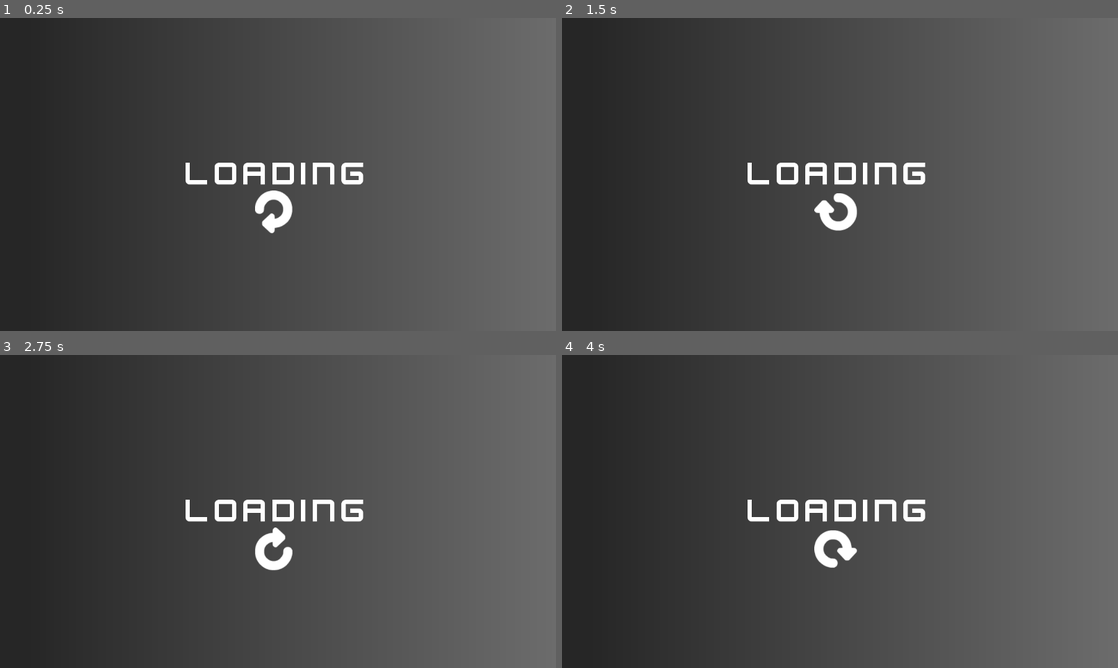
Above: before the commit, frames 1-4 (two rows, left to right).
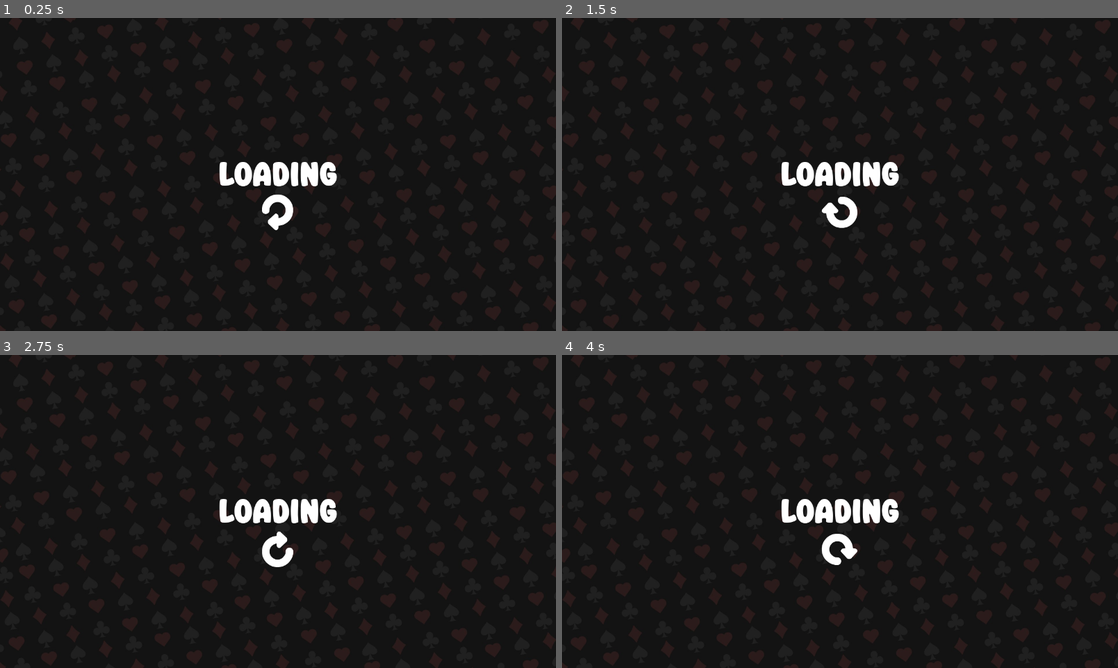
Above: after the commit, the same moments.

Repository: 0xEvsky/marboota-hearts-gm
Game: Godot game, scene res://game.tscn
The game is run twice, just before and just after one commit, with the same random seed, the same clock (stepped at 60 frames per second) and the same inputs.
Inputs:
- Up to frame 1 (0.25 s): no input
- Up to frame 2 (1.5 s): no input
- Up to frame 3 (2.75 s): no input
- Up to frame 4 (4 s): no input

The runs differ from the first frame. In frame 1, 84% of the frame differs, in the area x 7-100%, y 0-100%; in frame 2, 84%; in frame 3, 84%; in frame 4, 84%.

Commit message:
assets + loading screen

Diff:
--- /dev/null
+++ b/game/assets/ui/basefont.tres
@@ -0,0 +1,6 @@
+[gd_resource type="FontVariation" load_steps=2 format=3 uid="uid://d22vtmrfmqyp0"]
+
+[ext_resource type="FontFile" uid="uid://cuu7qc0833hwr" path="res://assets/ui/SuperBoys-vmW67.ttf" id="1_ayev1"]
+
+[resource]
+base_font = ExtResource("1_ayev1")
--- a/game/game.tscn
+++ b/game/game.tscn
@@ -1,13 +1,7 @@
-[gd_scene load_steps=7 format=3 uid="uid://8xkf68liril2"]
+[gd_scene load_steps=6 format=3 uid="uid://8xkf68liril2"]
 
-[ext_resource type="Texture2D" uid="uid://c5v4tehjkap43" path="res://assets/kenney_ui-pack/PNG/Extra/Double/icon_repeat_light.png" id="1_lit6y"]
-
-[sub_resource type="Gradient" id="Gradient_j02bm"]
-offsets = PackedFloat32Array(0.0434783, 1)
-colors = PackedColorArray(0.150075, 0.150075, 0.150075, 1, 0.424931, 0.424931, 0.424931, 1)
-
-[sub_resource type="GradientTexture1D" id="GradientTexture1D_jinx3"]
-gradient = SubResource("Gradient_j02bm")
+[ext_resource type="Texture2D" uid="uid://chnhuidtxoexr" path="res://assets/graphics/bg.jpg" id="1_bjwno"]
+[ext_resource type="Texture2D" uid="uid://xudi6b2awstb" path="res://assets/ui/icon_repeat_light.png" id="1_lit6y"]
 
 [sub_resource type="Animation" id="Animation_5kc0w"]
 length = 0.001
@@ -67,7 +61,8 @@
 grow_vertical = 2
 size_flags_horizontal = 4
 size_flags_vertical = 4
-texture = SubResource("GradientTexture1D_jinx3")
+texture = ExtResource("1_bjwno")
+expand_mode = 2
 
 [node name="LoadingCenter" type="CenterContainer" parent="UI/LoadingScreen"]
 layout_mode = 1
@@ -96,17 +91,17 @@
 
 [node name="SpinnerControl" type="Control" parent="UI/LoadingScreen/LoadingCenter/VBoxContainer"]
 layout_mode = 2
-size_flags_horizontal = 0
-size_flags_vertical = 0
+size_flags_horizontal = 4
+size_flags_vertical = 4
 
 [node name="LoadingSpinner" type="TextureRect" parent="UI/LoadingScreen/LoadingCenter/VBoxContainer/SpinnerControl"]
-layout_mode = 2
-offset_left = 154.0
-offset_top = -3.99997
-offset_right = 252.0
-offset_bottom = 82.0
+layout_mode = 1
+offset_left = -41.0
+offset_top = 1.0
+offset_right = 41.0
+offset_bottom = 73.0
 rotation = -6.28319
-pivot_offset = Vector2(49, 43)
+pivot_offset = Vector2(41, 36)
 size_flags_horizontal = 4
 size_flags_vertical = 4
 texture = ExtResource("1_lit6y")
--- a/game/kenney.tres
+++ /dev/null
@@ -1,6 +0,0 @@
-[gd_resource type="FontVariation" load_steps=2 format=3 uid="uid://bsd6dtu3ucesk"]
-
-[ext_resource type="FontFile" uid="uid://du2r1hvg2djno" path="res://assets/kenney_ui-pack/Font/Kenney Future.ttf" id="1_2vsl8"]
-
-[resource]
-base_font = ExtResource("1_2vsl8")
--- a/game/project.godot
+++ b/game/project.godot
@@ -22,7 +22,7 @@
 
 [gui]
 
-theme/custom_font="res://kenney.tres"
+theme/custom_font="res://assets/ui/basefont.tres"
 
 [rendering]
 
Binary file added: game/assets/graphics/bg.jpg
Not shown, added: game/assets/graphics/bg.jpg.import
Binary file added: game/assets/graphics/cards/cardBack_red5.png
Not shown, added: game/assets/graphics/cards/cardBack_red5.png.import
Binary file added: game/assets/graphics/cards/cardClubs10.png
Not shown, added: game/assets/graphics/cards/cardClubs10.png.import
Binary file added: game/assets/graphics/cards/cardClubs2.png
Not shown, added: game/assets/graphics/cards/cardClubs2.png.import
Binary file added: game/assets/graphics/cards/cardClubs3.png
Not shown, added: game/assets/graphics/cards/cardClubs3.png.import
Binary file added: game/assets/graphics/cards/cardClubs4.png
Not shown, added: game/assets/graphics/cards/cardClubs4.png.import
(and 173 more such lines)
